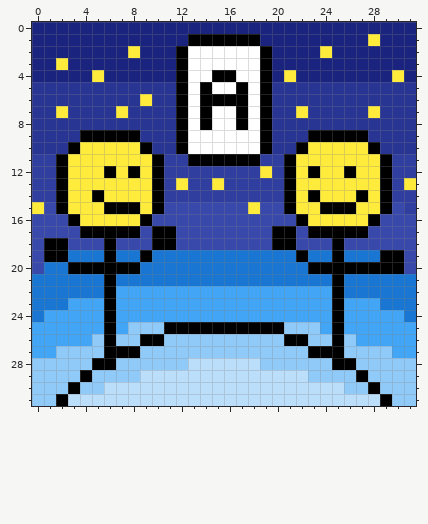
Pixel-art sprite: chrome-extension/images/stay_in_school_logo32.png. This is how it looked before the edit.
The file is 32x32 pixels.
After the commit:
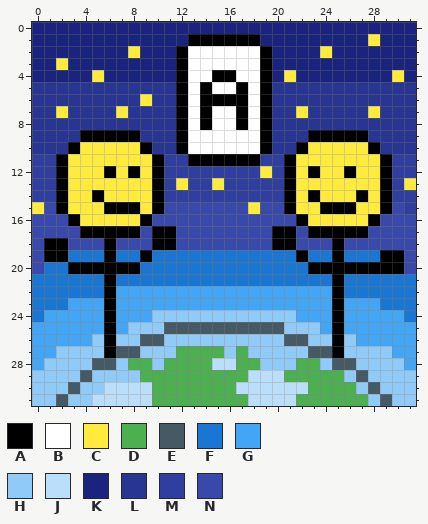
Palette (. is transparent): A #000000  B #ffffff  C #ffeb3b  D #4caf50  E #455a64  F #1976d2  G #42a5f5  H #90caf9  J #bbdefb  K #1a237e  L #283593  M #303f9f  N #3949ab
The author wrote: logo changes + removed unneeded comments
Difference:
@@ x 0..31 @@
 23 FFFGGGAGGGGGGGGGGGGGGGGGGAGGGFFF
-24 FGGGGGAGGGGGGGGGGGGGGGGGGAGGGGGF
-25 GGGGGGAGHHHAAAAAAAAAAHHHGAGGGGGG
-26 GGGGGHAHHAAHHHHHHHHHHAAHHAHGGGGG
-27 GGHHHHAAAHHHHHHHHHHHHHHAAAHHHHGG
-28 HHHHHAAHHHHHHJJJJJJHHHHHHAAHHHHH
-29 HHHHAHHHHJJJJJJJJJJJJJJHHHHAHHHH
-30 HHHAHHJJJJJJJJJJJJJJJJJJJJHHAHHH
-31 HHAJJJJJJJJJJJJJJJJJJJJJJJJJJAHH
+24 FGGGGGAGGGHHHHHHHHHHHHGGGAGGGGGF
+25 GGGGGGAGHHHEEEEEEEEEEHHHGAGGGGGG
+26 GGGGGHAHHEEHHHHHHHHHHEEHHAHGGGGG
+27 GGHHHHAEEHHHDDDDHDHHHHHEEAHHHHGG
+28 GHHHHEEHDDHDDDDJJDDHHHDDHEEHHHHG
+29 HHHHEHHHHDDDDDDDDDJJJDDDDDHEHHHH
+30 HHHEHHJJJJDDDDDDDJJJJJJDDDDHEHHH
+31 HHEHHJJJJJDDDDDDDDJJJJDDDDDDHEHH
Boxes around the changes in both pictures, in picture pixels (x1, y1, x2, y2):
changed: (32, 310, 416, 406)
